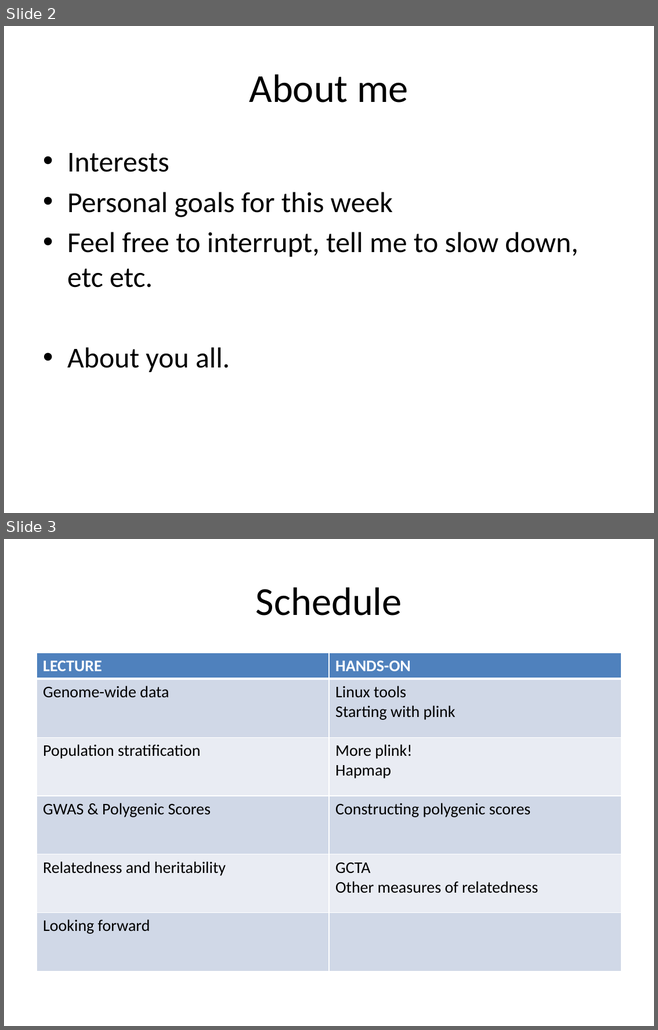
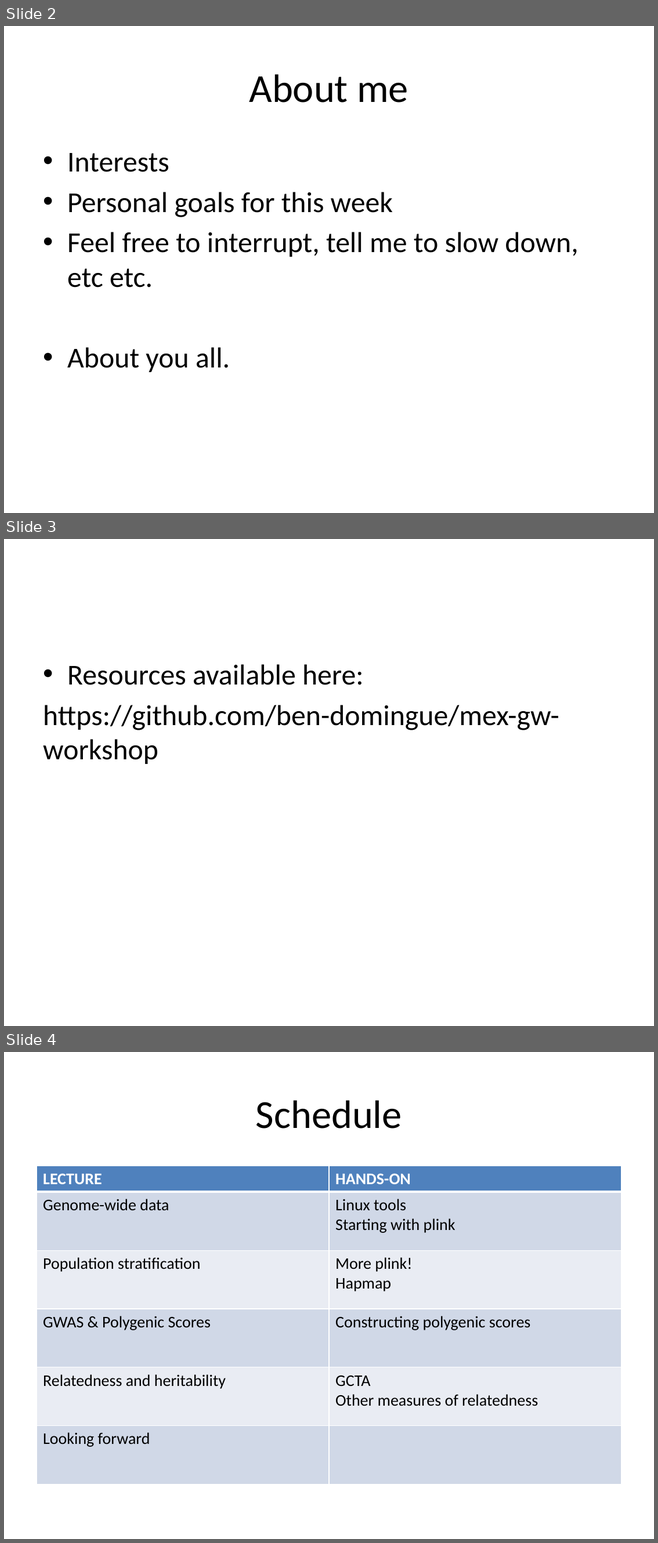
Before and after one commit to ben-domingue/mex-gw-workshop, a slide deck: talks/Domingue-mx1.pptx. Shown one above the other, each under a label of ours: slides 2 and 3 before the commit, slides 2, 3 and 4 after it. The pictures are 658x1030 and 658x1543 pixels, drawn with LibreOffice and Linux fonts; fonts in the diff are those of the drawing. Boxes give left, top, right and bottom in pixels: in the first picture for what was removed or moved away, otherwise in the second. Text is boxed around its words. In the diff, an @@ line names an element or a change of style, - is before the commit and + after.

Commit message:
updating t1

```diff
--- a/talks/Domingue-mx1.pptx
+++ b/talks/Domingue-mx1.pptx
@@ slide 3 added at [4,539,654,1026], background #FFFFFF @@
@@ text added at [43,664,559,764], 32 pt, text #000000 @@
+• Resources available here:
+https://github.com/ben-domingue/mex-gw-workshop
@@ what was slide 3 is now slide 4 @@
```
